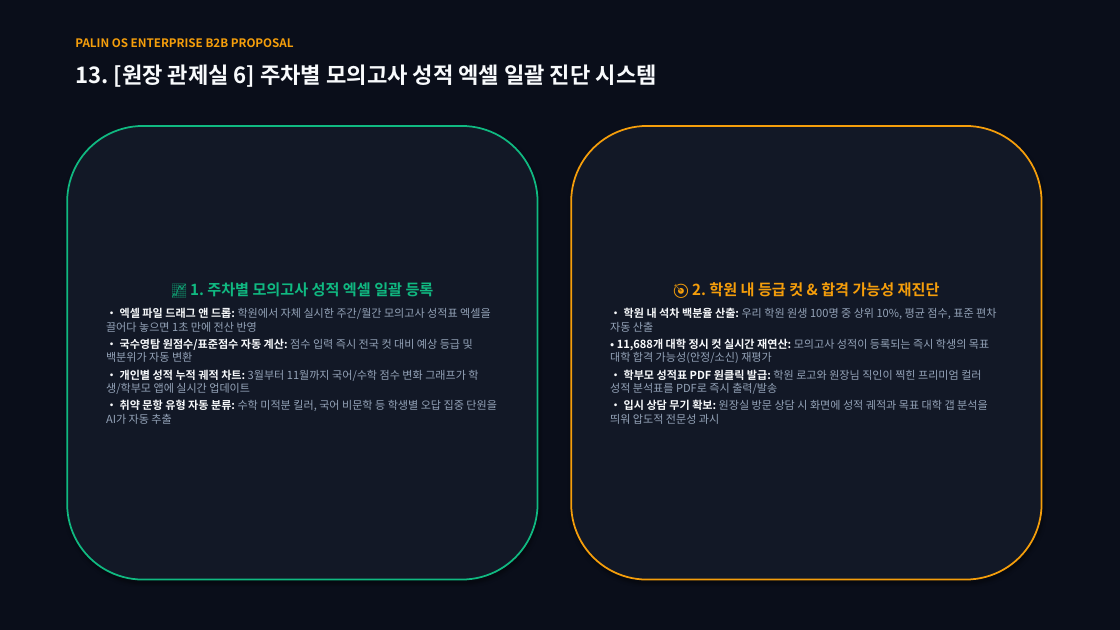
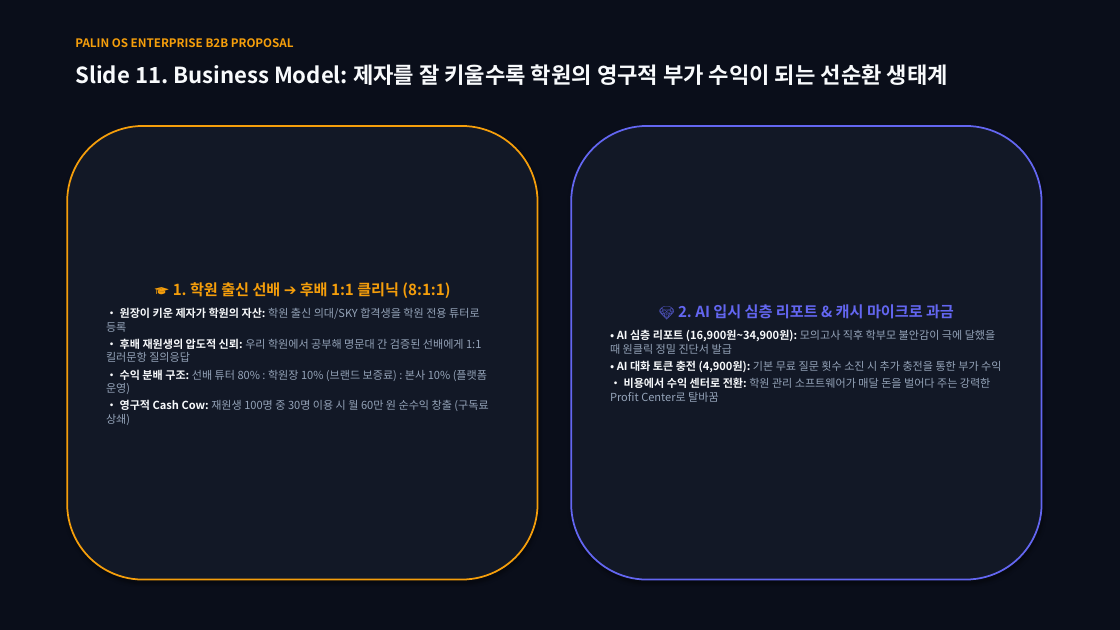
Before and after one commit to cheol-hun-kim/PALIN, a slide deck: slide 11 of PALIN_OS_B2B_Director_Proposal.pptx (slide 14 before the commit). Drawn at 1120x630 pixels with LibreOffice and Linux fonts; fonts in the diff are those of the drawing. Boxes give left, top, right and bottom in pixels: in the first picture for what was removed or moved away, otherwise in the second. Text is boxed around its words. In the diff, an @@ line names an element or a change of style, - is before the commit and + after.

```diff
--- a/PALIN_OS_B2B_Director_Proposal.pptx
+++ b/PALIN_OS_B2B_Director_Proposal.pptx
@@ text at (x1=75, y1=64, x2=948, y2=85): text changed @@
-13. [원장 관제실 6] 주차별 모의고사 성적 엑셀 일괄 진단 시스템
+Slide 11. Business Model: 제자를 잘 키울수록 학원의 영구적 부가 수익이 되는 선순환 생태계
@@ rounded rectangle "🎓 1. 학원 출신 선배 ..." at (x1=67, y1=126, x2=538, y2=580): outline #10B981 1.5 pt to #F59E0B 1.5 pt @@
@@ rounded rectangle "💎 2. AI 입시 심층 ..." at (x1=571, y1=126, x2=1042, y2=580): outline #F59E0B 1.5 pt to #6366F1 1.5 pt @@
@@ text in rounded rectangle at (x1=106, y1=282, x2=488, y2=425): text changed @@
-📈 1. 주차별 모의고사 성적 엑셀 일괄 등록
-• 엑셀 파일 드래그 앤 드롭: 학원에서 자체 실시한 주간/월간 모의고사 성적표 엑셀을 끌어다 놓으면 1초 만에 전산 반영
-• 국수영탐 원점수/표준점수 자동 계산: 점수 입력 즉시 전국 컷 대비 예상 등급 및 백분위가 자동 변환
-• 개인별 성적 누적 궤적 차트: 3월부터 11월까지 국어/수학 점수 변화 그래프가 학생/학부모 앱에 실시간 업데이트
-• 취약 문항 유형 자동 분류: 수학 미적분 킬러, 국어 비문학 등 학생별 오답 집중 단원을 AI가 자동 추출
+🎓 1. 학원 출신 선배 ➔ 후배 1:1 클리닉 (8:1:1)
+• 원장이 키운 제자가 학원의 자산: 학원 출신 의대/SKY 합격생을 학원 전용 튜터로 등록
+• 후배 재원생의 압도적 신뢰: 우리 학원에서 공부해 명문대 간 검증된 선배에게 1:1 킬러문항 질의응답
+• 수익 분배 구조: 선배 튜터 80% : 학원장 10% (브랜드 보증료) : 본사 10% (플랫폼 운영)
+• 영구적 Cash Cow: 재원생 100명 중 30명 이용 시 월 60만 원 순수익 창출 (구독료 상쇄)
@@ text in rounded rectangle at (x1=610, y1=304, x2=1001, y2=402): text changed @@
-🎯 2. 학원 내 등급 컷 & 합격 가능성 재진단
-• 학원 내 석차 백분율 산출: 우리 학원 원생 100명 중 상위 10%, 평균 점수, 표준 편차 자동 산출
-• 11,688개 대학 정시 컷 실시간 재연산: 모의고사 성적이 등록되는 즉시 학생의 목표 대학 합격 가능성(안정/소신) 재평가
-• 학부모 성적표 PDF 원클릭 발급: 학원 로고와 원장님 직인이 찍힌 프리미엄 컬러 성적 분석표를 PDF로 즉시 출력/발송
-• 입시 상담 무기 확보: 원장실 방문 상담 시 화면에 성적 궤적과 목표 대학 갭 분석을 띄워 압도적 전문성 과시
+💎 2. AI 입시 심층 리포트 & 캐시 마이크로 과금
+• AI 심층 리포트 (16,900원~34,900원): 모의고사 직후 학부모 불안감이 극에 달했을 때 원클릭 정밀 진단서 발급
+• AI 대화 토큰 충전 (4,900원): 기본 무료 질문 횟수 소진 시 추가 충전을 통한 부가 수익
+• 비용에서 수익 센터로 전환: 학원 관리 소프트웨어가 매달 돈을 벌어다 주는 강력한 Profit Center로 탈바꿈
```
Also in this commit, not shown: 11 other slides changed, 4 slides added, 6 slides removed, 4 other files.
